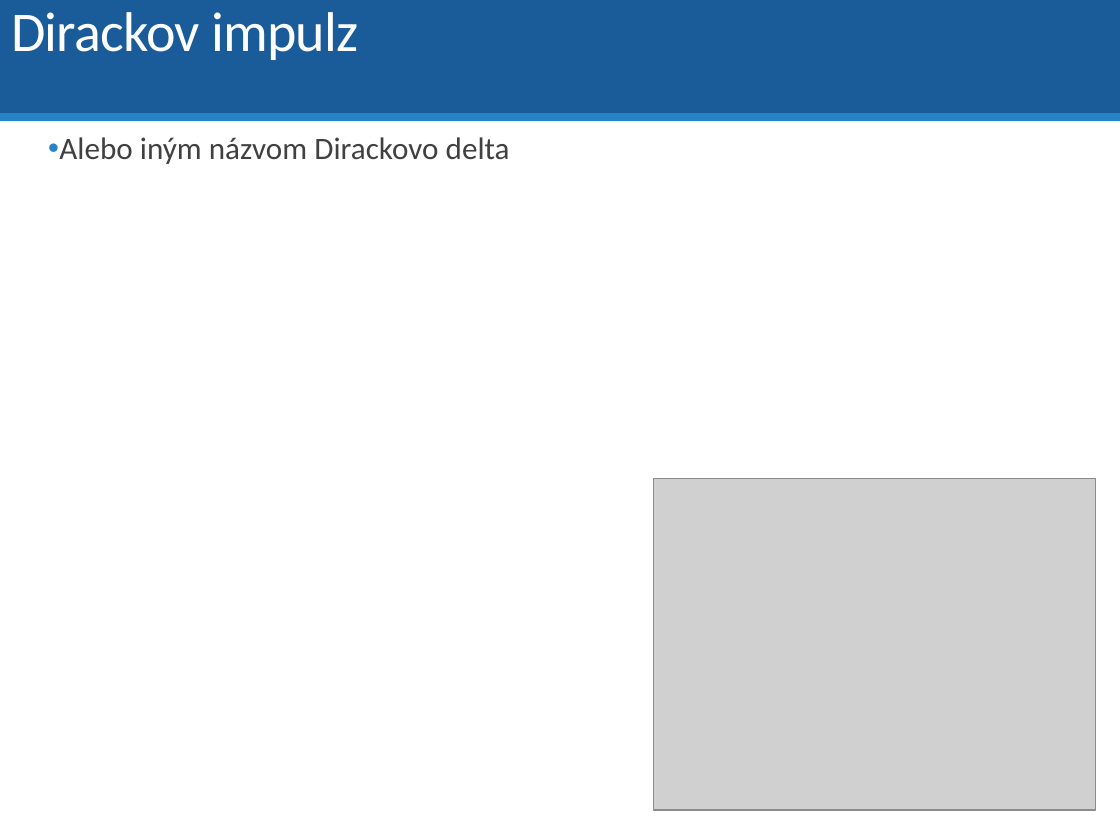
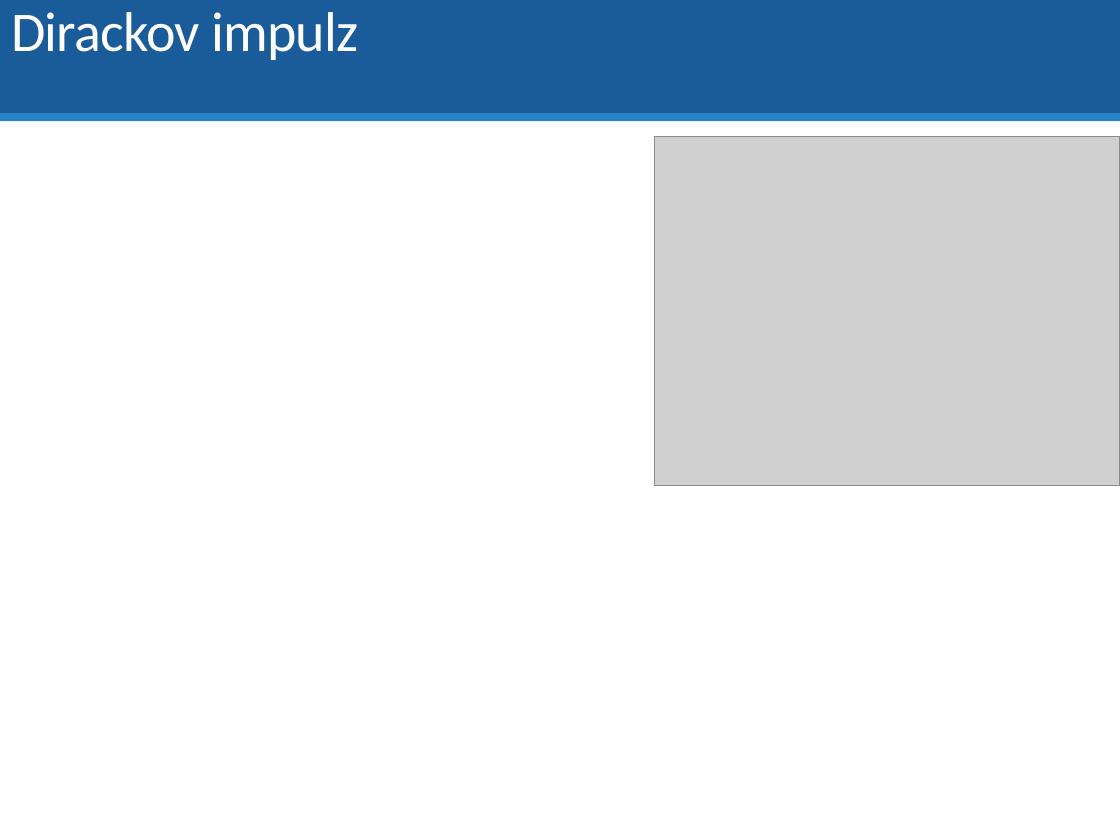
Before and after one commit to dodekm/TeamProjektKybernetika, a slide deck: slide 22 of Nove prednasky/P01_dynamika_dif_rovnice_LPT_prenosova_funkcia_modelovanie.pptx (slide 24 before the commit). Drawn at 1120x840 pixels with LibreOffice and Linux fonts; fonts in the diff are those of the drawing; grey boxes stand for pictures. Boxes give left, top, right and bottom in pixels: in the first picture for what was removed or moved away, otherwise in the second. Text is boxed around its words. In the diff, an @@ line names an element or a change of style, - is before the commit and + after.

```diff
--- a/Nove prednasky/P01_dynamika_dif_rovnice_LPT_prenosova_funkcia_modelovanie.pptx
+++ b/Nove prednasky/P01_dynamika_dif_rovnice_LPT_prenosova_funkcia_modelovanie.pptx
@@ text removed at box(59, 137, 510, 164) @@
-• Alebo iným názvom Dirackovo delta
@@ picture: place and size @@
-picture at box(654, 478, 1095, 810)
+picture at box(655, 137, 1120, 485)
```
Also in this commit, not shown: 14 other slides changed, 6 slides added, 2 slides removed, 7 other files.
